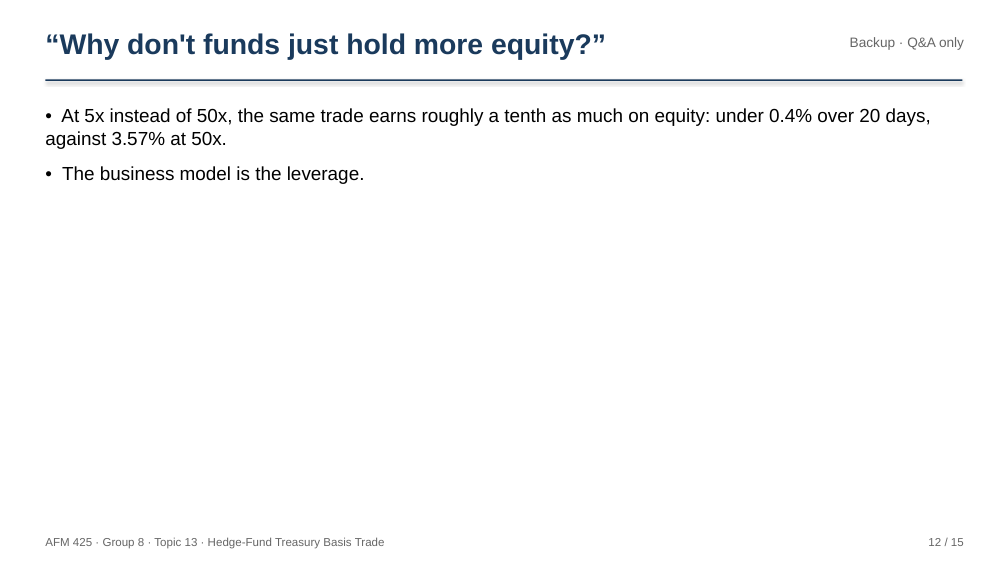
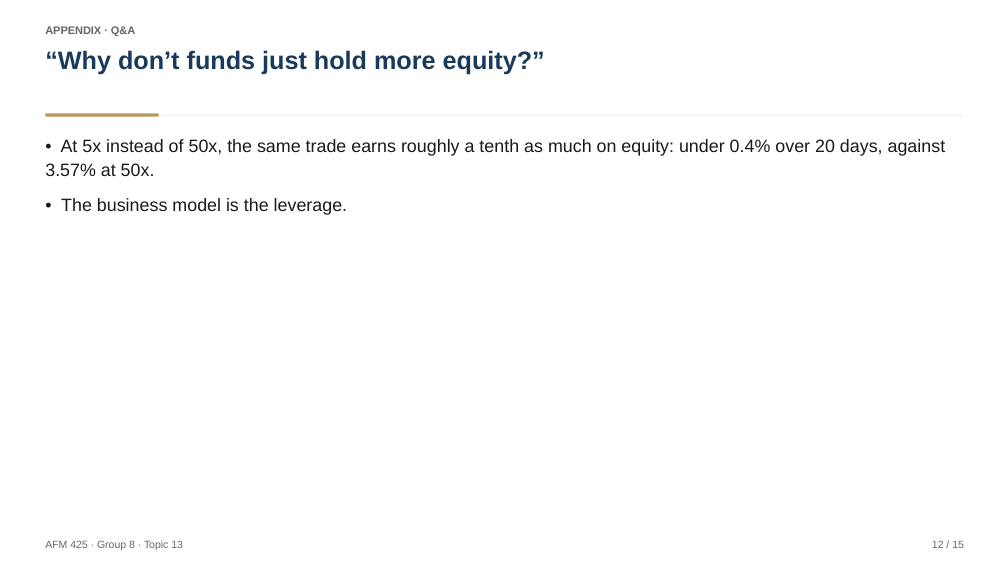
Before and after one commit to faketut/course, a slide deck: slide 12 of afm425/project/presentation/AFM425 Presentation Group 8.pptx. Drawn at 1008x567 pixels with LibreOffice and Linux fonts; fonts in the diff are those of the drawing. Boxes give left, top, right and bottom in pixels: in the first picture for what was removed or moved away, otherwise in the second. Text is boxed around its words. In the diff, an @@ line names an element or a change of style, - is before the commit and + after.

Commit message:
AFM425 Group 8: restyle deck PPTX (McKinsey/IB conventions)
- Action titles (claims with numbers), section kickers, source lines
- Navy cover, KPI band on quant slide, highlighted thesis row in stress table
- Numbered blocks for implications/takeaways. Content unchanged.

```diff
--- a/afm425/project/presentation/AFM425 Presentation Group 8.pptx
+++ b/afm425/project/presentation/AFM425 Presentation Group 8.pptx
@@ text added at [45,26,135,36], 10.5 pt, text #666666, bold @@
+APPENDIX · Q&A
@@ text at [45,50,545,74]: text changed; size 27 to 24 pt @@
-“Why don't funds just hold more equity?”
+“Why don’t funds just hold more equity?”
@@ text removed at [850,37,964,50] @@
-Backup · Q&A only
@@ rectangle: place and size @@
-rectangle at [45,79,963,81]
+rectangle at [45,115,963,116]
@@ rectangle at [45,115,963,116]: fill #1A3A5C to #EDF2F7; shadow off @@
@@ rectangle added at [45,113,159,116], fill #B9975B @@
@@ text "• At 5x instead of ...": place and size @@
-text "• At 5x instead of ..." at [45,108,931,184]
+text "• At 5x instead of ..." at [45,139,946,215]
@@ text "• At 5x instead of ..." at [45,139,946,215]: size 18 to 17 pt, text colour #000000 to #1A1A1A; line spacing 1.05 to 1.12 @@
@@ text "12 / 15" at [932,540,964,548]: size 11 to 10 pt; line spacing 1 to 1.1; more space between paragraphs @@
@@ text at [45,540,183,550]: text changed; size 11 to 10 pt @@
-AFM 425 · Group 8 · Topic 13 · Hedge-Fund Treasury Basis Trade
+AFM 425 · Group 8 · Topic 13
```
Also in this commit, not shown: 14 other slides changed.
